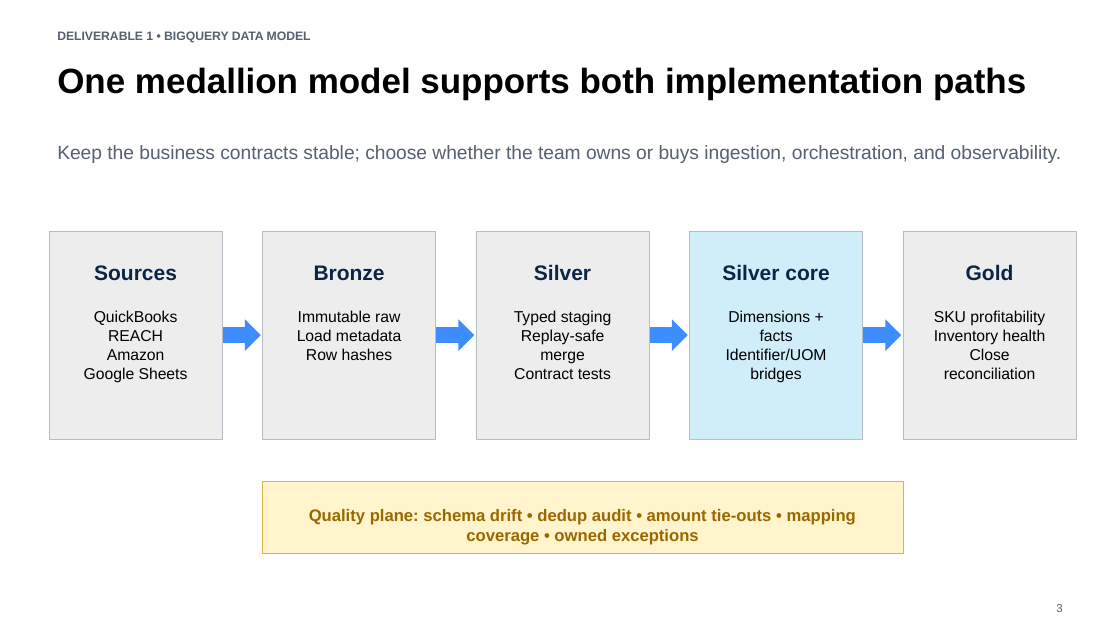
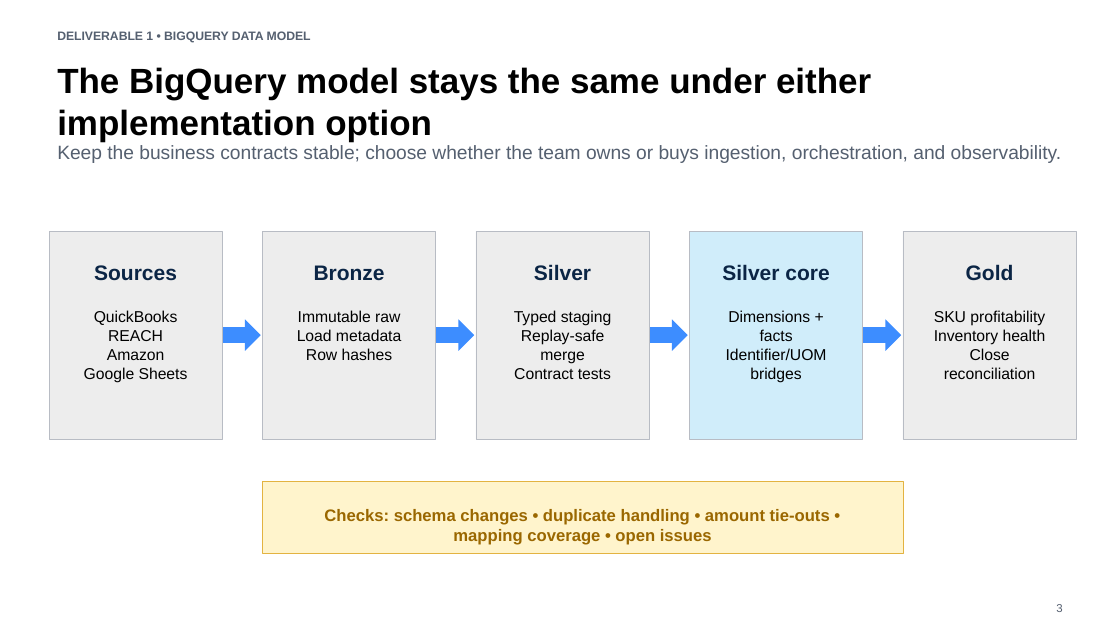
Before and after one commit to rubenatello/luminize-assessment, a slide deck: slide 3 of deliverables/Amazon_Q2_2026_Leadership_Presentation.pptx. Drawn at 1120x630 pixels with LibreOffice and Linux fonts; fonts in the diff are those of the drawing. Boxes give left, top, right and bottom in pixels: in the first picture for what was removed or moved away, otherwise in the second. Text is boxed around its words. In the diff, an @@ line names an element or a change of style, - is before the commit and + after.

```diff
--- a/deliverables/Amazon_Q2_2026_Leadership_Presentation.pptx
+++ b/deliverables/Amazon_Q2_2026_Leadership_Presentation.pptx
@@ text at (57,67,871,142): text changed @@
-One medallion model supports both implementation paths
+The BigQuery model stays the same under either implementation option
@@ text at (324,509,830,545): text changed @@
-Quality plane: schema drift • dedup audit • amount tie-outs • mapping coverage • owned exceptions
+Checks: schema changes • duplicate handling • amount tie-outs • mapping coverage • open issues
```
Also in this commit, not shown: 8 other slides changed, 21 other files.
